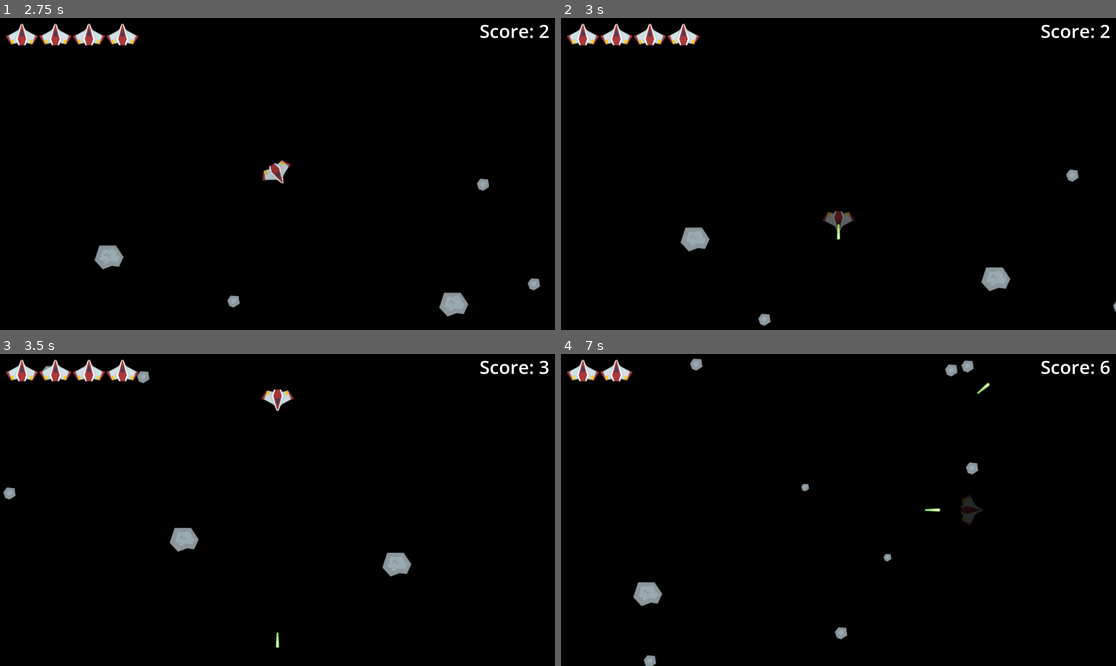
Above: before the commit, frames 1-4 (two rows, left to right).
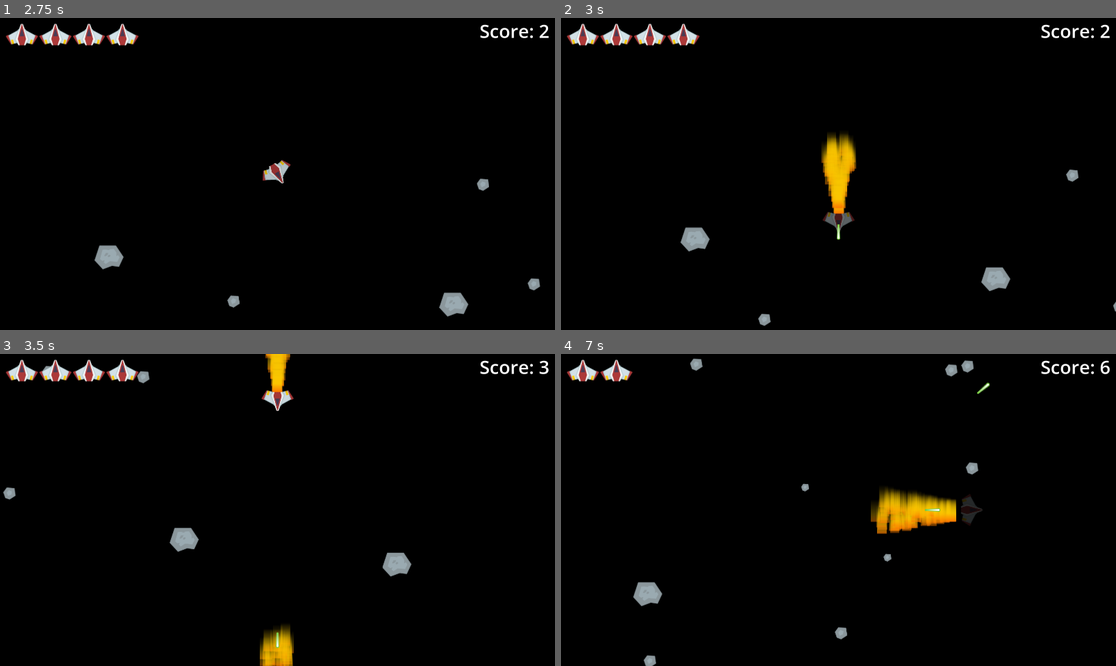
Above: after the commit, the same moments.

Repository: Dripcoding/godot-asteroids
Game: Godot game, scene res://game.tscn
The game is run twice, just before and just after one commit, with the same random seed, the same clock (stepped at 60 frames per second) and the same inputs.
Inputs:
- Up to frame 1 (2.75 s): hold D (right) 0.53-1.28 s; tap Space (shoot) at 0.6, 1.35, 2.1 s; hold S (down) 1.28-2.03 s; hold D (right) from 2.03 s (still down)
- Up to frame 2 (3 s): release D (right) at 2.78 s; hold W (up) from 2.78 s (still down); tap Space (shoot) at 2.85 s
- Up to frame 3 (3.5 s): keep holding W (up)
- Up to frame 4 (7 s): release W (up) at 3.53 s; hold A (left) 3.53-5.03 s; tap Space (shoot) every 0.75 s from 3.6 to 6.6 s; hold S (down) 5.03-5.78 s; hold D (right) 5.78-6.53 s; hold W (up) from 6.53 s (still down)

Frame 1 is identical in both runs. In frame 2, 1.1% of the frame differs, in the area x 46-54%, y 36-63%; in frame 3, 1.0%; in frame 4, 1.6%, in the area x 55-72%, y 42-58%.

Commit message:
impl cpu particle for ship

Diff:
--- a/player.gd
+++ b/player.gd
@@ -32,6 +32,7 @@
 
 	velocity *= friction
 	move_and_slide()
+	%ThrustParticles.emitting = Input.is_action_pressed("up")
 
 	#if is_invincible:
 		#$Sprite2D.visible = int(Time.get_ticks_msec() / 100) % 2 == 0
--- a/player.tscn
+++ b/player.tscn
@@ -2,6 +2,7 @@
 
 [ext_resource type="Texture2D" uid="uid://xmxujoi1f417" path="res://PNG/playerShip2_red.png" id="1_4flbx"]
 [ext_resource type="Script" uid="uid://w8rp0m62g4k4" path="res://player.gd" id="1_onrkg"]
+[ext_resource type="Texture2D" uid="uid://i48ohbxjwqht" path="res://PNG/Effects/fire00.png" id="3_i3pqv"]
 
 [node name="Player" type="CharacterBody2D" unique_id=697899957]
 script = ExtResource("1_onrkg")
@@ -16,6 +17,23 @@
 [node name="CollisionPolygon2D" type="CollisionPolygon2D" parent="." unique_id=1234734203]
 polygon = PackedVector2Array(-8, -40, 6, -40, 6, -40, 17, -17, 17, -17, 60, 4, 60, 4, 39, 38, 39, 38, 18, 33, 18, 33, 13, 41, 13, 41, -13, 41, -13, 41, -18, 33, -18, 33, -39, 38, -39, 38, -60, 3, -16, -19, -16, -19)
 
+[node name="ThrustParticles" type="CPUParticles2D" parent="." unique_id=987654321]
+unique_name_in_owner = true
+position = Vector2(0, 68)
+amount = 100
+texture = ExtResource("3_i3pqv")
+lifetime = 0.2
+randomness = 0.3
+emission_shape = 1
+emission_sphere_radius = 1.0
+direction = Vector2(0, 1)
+spread = 100.0
+gravity = Vector2(0, 0)
+initial_velocity_min = 180.0
+initial_velocity_max = 280.0
+scale_amount_min = 2.0
+scale_amount_max = 2.0
+
 [node name="VisibleOnScreenNotifier2D" type="VisibleOnScreenNotifier2D" parent="." unique_id=1802334449]
 rect = Rect2(-59, -41, 118, 82)
 
